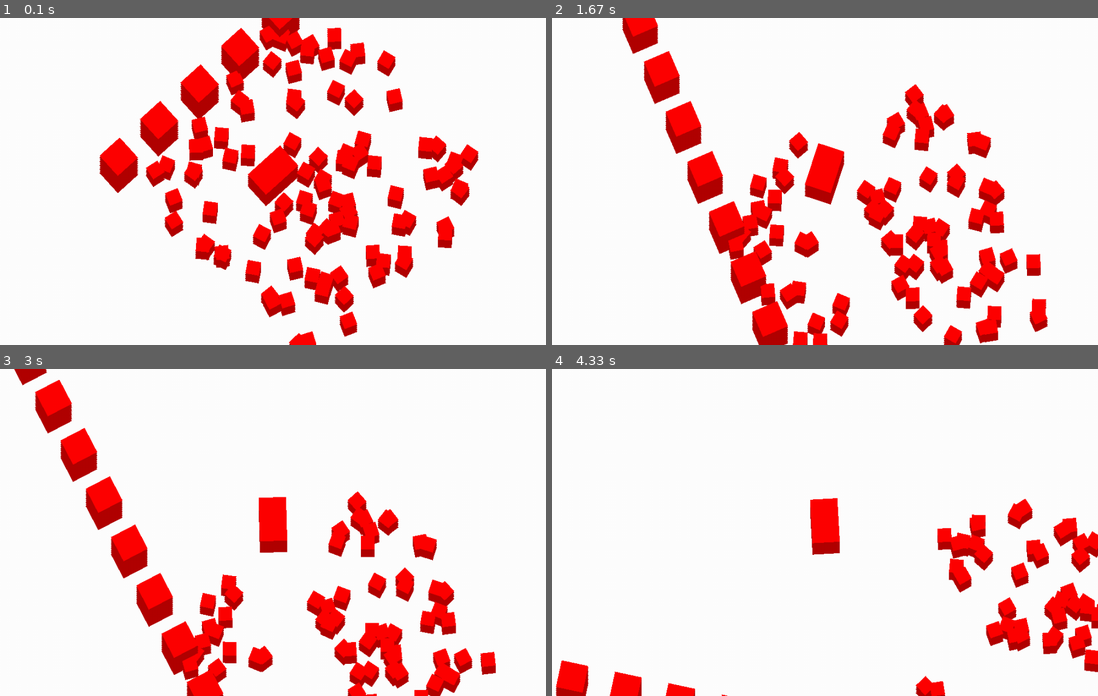
Above: before the commit, frames 1-4 (two rows, left to right).
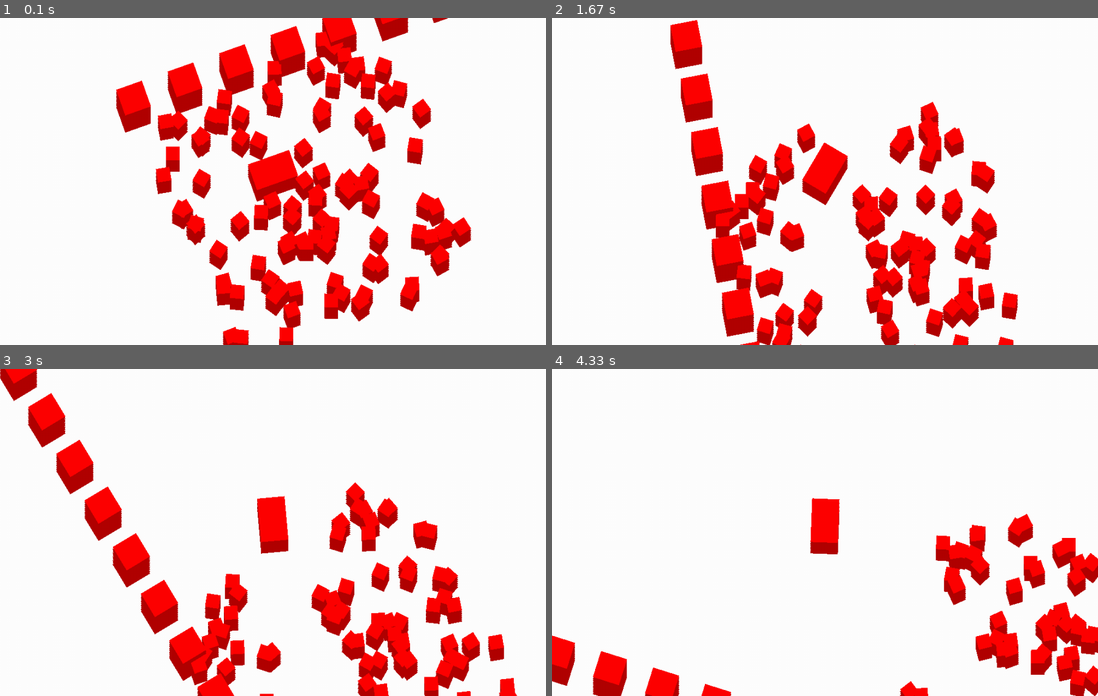
Above: after the commit, the same moments.

Repository: Xseis/Another-Pygame-Project
Game: pygame game, started from main.py
Same seed, same stepped clock (60 frames per second), same inputs: the game is played once before the commit and once after it.
Inputs:
- Up to frame 1 (0.1 s): no input
- Up to frame 2 (1.67 s): hold W 0.83-1.3 s; hold D from 1.33 s (still down)
- Up to frame 3 (3 s): release D at 1.8 s; hold A 1.83-2.37 s; hold A 2.4-2.8 s; hold W from 2.83 s (still down)
- Up to frame 4 (4.33 s): release W at 3.2 s; hold D 3.23-3.87 s; hold A from 3.9 s (still down)

The runs differ from the first frame. In frame 1, 27% of the frame differs, in the area x 18-88%, y 0-100%; in frame 2, 24%; in frame 3, 14%; in frame 4, 11%.

Commit message:
FUCK THE KIDS YES

Diff:
--- a/main.py
+++ b/main.py
@@ -187,7 +187,7 @@
     def __init__(self, x: float, y: float, angle: float, grid: "GridClass", game:"GameClass") -> None:
         super().__init__(x, y, angle, mass=1, inertia=1, grid=grid, game=game, length=50, width=50, is_static=False, can_collide=False, can_touch=True)
         self.hp = 100
-        self.stack_layers = 5
+        self.stack_layers = 7
 
     @property
     def is_alive(self):
@@ -320,7 +320,7 @@
             return
         self.x = self.target.x
         self.y = self.target.y
-        self.angle = self.lerp_angle(self.angle, self.target.angle+math.radians(90), 0.1)
+        self.angle = self.lerp_angle(self.angle, self.target.angle+math.radians(90), 0.04)
 
     def cam_space(self, x, y):
         nx, ny = (x-self.x)*self.zoom, (y-self.y)*self.zoom
@@ -516,34 +516,34 @@
             self.vao.render(moderngl.TRIANGLES, vertices=len(self.objects) * 6, instances=self.MAX_STACK_LAYERS)
                 #pygame.draw.polygon(self.win, (255, 0, 0), corners)
             # CAT AABB
-            aabb = self.cat.get_aabb()
-            screen_pos = self.camera.cam_space(aabb[0], aabb[1])
+            # aabb = self.cat.get_aabb()
+            # screen_pos = self.camera.cam_space(aabb[0], aabb[1])
             #pygame.draw.rect(self.win, (80,0,0), (*screen_pos, aabb[2]*self.camera.zoom, aabb[3]*self.camera.zoom), 1)
 
             # CAT DIRECTION
-            if self.cat.speed > 0:
-                angle = math.atan2(self.cat.vy, self.cat.vx)
-            else:
-                angle = self.cat.angle
+            # if self.cat.speed > 0:
+            #     angle = math.atan2(self.cat.vy, self.cat.vx)
+            # else:
+            #     angle = self.cat.angle
             #pygame.draw.line(self.win, (80,0,0), self.camera.cam_space(self.cat.x, self.cat.y), self.camera.cam_space(self.cat.x+math.cos(angle)*70, self.cat.y+math.sin(angle)*70))
             #pygame.draw.line(self.win, (80,0,0), self.camera.cam_space(self.cat.x, self.cat.y), self.camera.cam_space(self.cat.x+math.cos(self.cat.angle)*100, self.cat.y+math.sin(self.cat.angle)*100))
 
             # SPEEDOMETER
-            center = (self.WIDTH-100, self.HEIGHT-100)
-            kmh = self.cat.speed/100*3.6
-            angle = math.radians(180)
-            angle += math.radians(kmh/80*180)
+            # center = (self.WIDTH-100, self.HEIGHT-100)
+            # kmh = self.cat.speed/100*3.6
+            # angle = math.radians(180)
+            # angle += math.radians(kmh/80*180)
             #pygame.draw.line(self.win, (0,0,0), center,
                             # (center[0]+math.cos(angle)*80, center[1]+math.sin(angle)*80),
                             # 4)
             #pygame.draw.arc(self.win, (0,0,0), (center[0]-90, center[1]-90, 180, 180), 0, math.radians(360), 4)
-            font = pygame.font.Font(None, 40)
-            self.win.blit(font.render(f"{int(kmh)}km/h", True, (0,0,0)), (center[0]-50, center[1]+40))
-
-            # Coords
-            font = pygame.font.Font(None, 20)
-            self.win.blit(font.render(f"x: {int(self.camera.x/100)}m", True, (0,0,0), (220,220,220)), (10, self.HEIGHT-50))
-            self.win.blit(font.render(f"y: {int(self.camera.y/100)}m", True, (0,0,0), (220,220,220)), (10, self.HEIGHT-30))
+            # font = pygame.font.Font(None, 40)
+            # self.win.blit(font.render(f"{int(kmh)}km/h", True, (0,0,0)), (center[0]-50, center[1]+40))
+
+            # # Coords
+            # font = pygame.font.Font(None, 20)
+            # self.win.blit(font.render(f"x: {int(self.camera.x/100)}m", True, (0,0,0), (220,220,220)), (10, self.HEIGHT-50))
+            # self.win.blit(font.render(f"y: {int(self.camera.y/100)}m", True, (0,0,0), (220,220,220)), (10, self.HEIGHT-30))
 
 
             pygame.display.flip()
